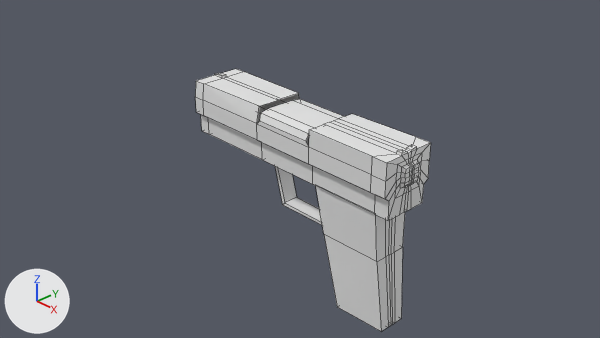
An edit to the Blender file assets/Hammer.blend, drawn before and after from the same camera.
Camera for both pictures: the file's camera 'Camera'. Lighting does not change. The marker at lower left points along +X, +Y and +Z. Mesh edges are drawn as thin lines. The same objects are shown in both versions, whatever each file hides.

The scene before the commit, as lines of its bpy script (objects in view):
```python
me_cube_001 = bpy.data.meshes.new('Cube.001')
me_cube_001.from_pydata(...)  # 226 vertices, 208 faces; spans x -4.43..4.88, y -1.0..1.0, z -5.42..1.1
ob_cube_001 = bpy.data.objects.new('Cube.001', me_cube_001)
ob_cube_001.location = (0.0, 0.0, 0.429)
ob_cube_001.rotation_euler = (0.0, 0.0, 0.000293)  # degrees (0, 0, 0)
ob_cube_001.scale = (0.394, 0.394, 0.394)
```
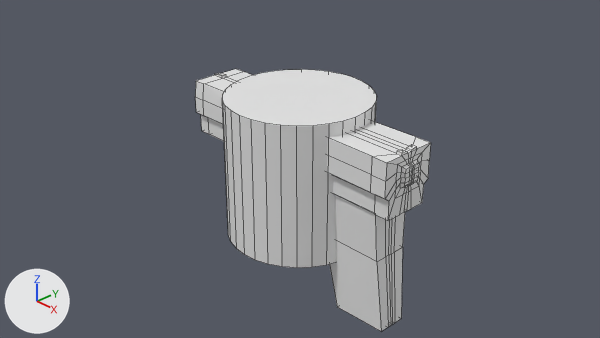
What changed in the scene script:
```text
Change me_cube_001:
    where me_cube_001.from_pydata(...)  # 226 vertices, 208 faces; spans x -4.43..4.88, y -1.0..1.0, z -5.42..1.1
    used by ob_cube_001; location = (0.0, 0.0, 0.429); rotation_euler = (0.0, 0.0, 0.000293), in degrees (0, 0, 0); scale = (0.394, 0.394, 0.394)
    me_cube_001 part 1: a new loose piece, a 32-sided cylinder along z spanning x -2.54..2.54, y -2.54..2.54, z -3.63..1.45
```

Location of each change, (x1, y1, x2, y2) in pixels of the pictures (600 x 338 px):
part 1 of me_cube_001, added
    after: (222, 69, 377, 268)
